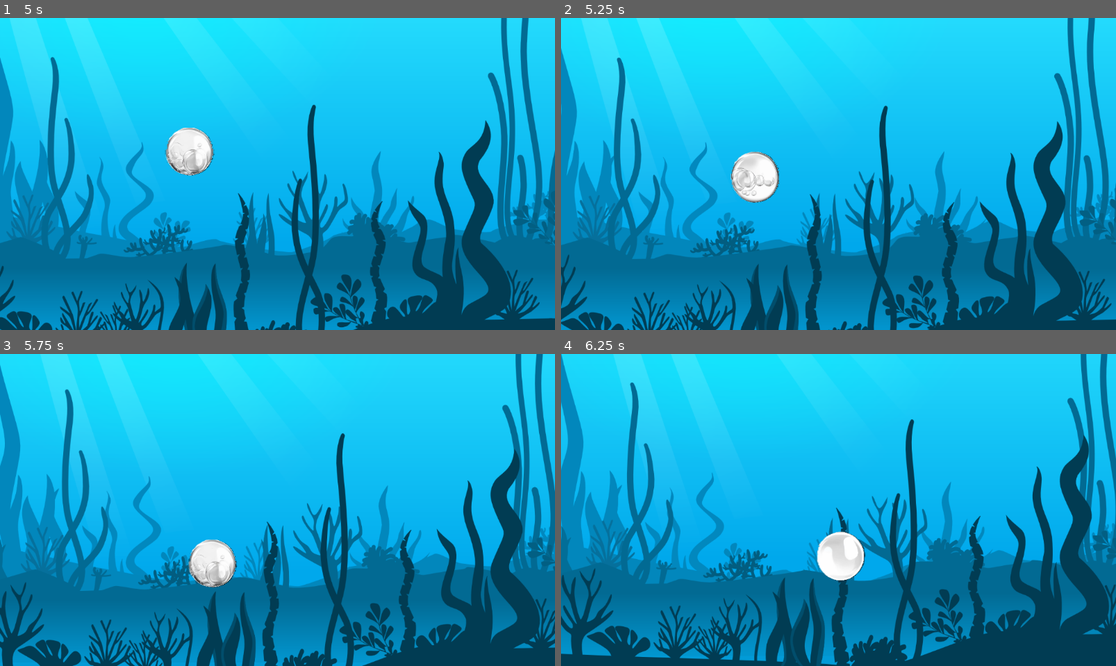
Above: before the commit, frames 1-4 (two rows, left to right).
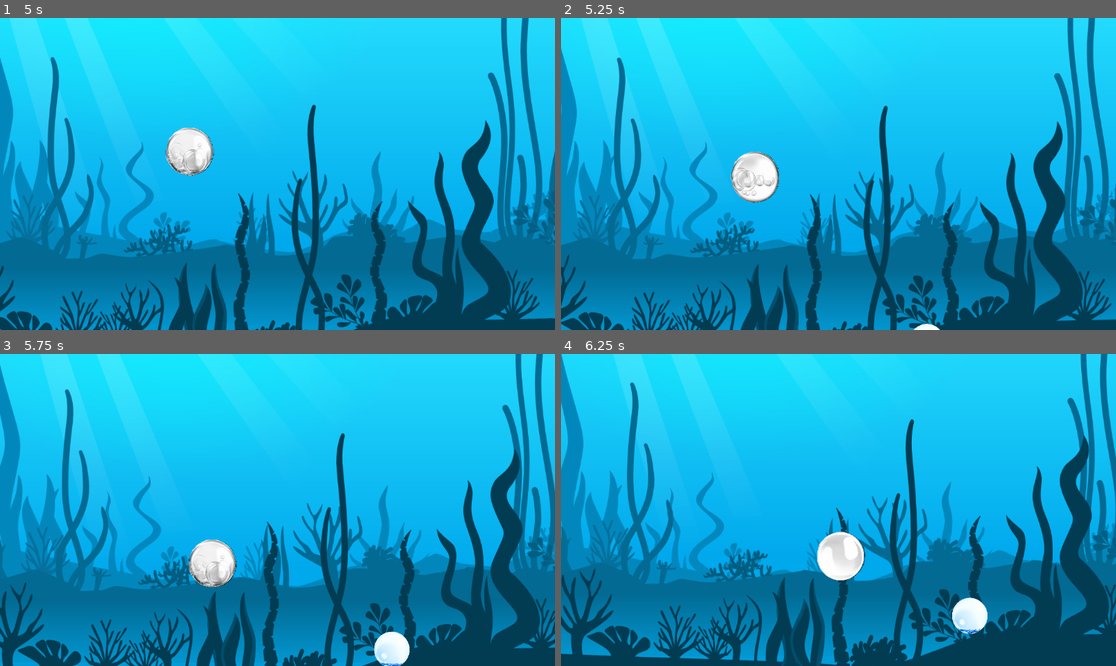
Above: after the commit, the same moments.

Repository: bagaretk/Game6PPL
Game: Godot game, scene res://main_game.tscn
Same seed, same stepped clock (60 frames per second), same inputs: the game is played once before the commit and once after it.
Inputs:
- Up to frame 1 (5 s): hold Right (ui_right) 0.53-1.28 s; hold Down (ui_down) 1.28-2.03 s; hold Right (ui_right) 2.03-2.78 s; hold Up (ui_up) 2.78-3.53 s; hold Left (ui_left) from 3.53 s (still down)
- Up to frame 2 (5.25 s): release Left (ui_left) at 5.03 s; hold Down (ui_down) from 5.03 s (still down)
- Up to frame 3 (5.75 s): keep holding Down (ui_down)
- Up to frame 4 (6.25 s): release Down (ui_down) at 5.78 s; hold Right (ui_right) from 5.78 s (still down)

Frame 1 is identical in both runs. In frame 2, less than 0.1% of the frame differs, in the area x 63-69%, y 97-100%; in frame 3, 0.6%; in frame 4, 0.6%, in the area x 70-77%, y 77-90%.

Commit message:
Bubbles

Diff:
--- a/Player_Movement.tscn
+++ b/Player_Movement.tscn
@@ -1,6 +1,6 @@
 [gd_scene load_steps=15 format=3 uid="uid://c54gow3u0auam"]
 
-[ext_resource type="Script" path="res://player.gd" id="1_bvn0q"]
+[ext_resource type="Script" path="res://Scripts/player.gd" id="1_bvn0q"]
 [ext_resource type="Texture2D" uid="uid://b8n22t0netk5" path="res://Resources/pngtree-white-bubble-speech-png-image_10162559.png" id="2_hcsur"]
 [ext_resource type="Texture2D" uid="uid://doj8qfxn2j5mf" path="res://Resources/set-transparent-glass-globes-transparent-background-b.png" id="3_7bbnh"]
 
--- /dev/null
+++ b/Scripts/enemy1.gd
@@ -0,0 +1,9 @@
+# Enemy1.gd
+extends CharacterBody2D
+
+@export var speed: float = 400.0
+
+func _physics_process(delta: float) -> void:
+	# Move horizontally at 'speed' pixels per second (leftward for example).
+	velocity.x = -speed
+	move_and_slide()
--- /dev/null
+++ b/Scripts/enemy2.gd
@@ -0,0 +1,8 @@
+# Enemy2.gd
+extends CharacterBody2D
+
+@export var speed: float = 250.0
+
+func _physics_process(delta: float) -> void:
+	velocity.x = -speed
+	move_and_slide()
--- /dev/null
+++ b/Scripts/enemy3.gd
@@ -0,0 +1,8 @@
+# Enemy3.gd
+extends CharacterBody2D
+
+@export var speed: float = 100.0
+
+func _physics_process(delta: float) -> void:
+	velocity.x = -speed
+	move_and_slide()
--- /dev/null
+++ b/Scripts/healthbubble.gd
@@ -0,0 +1,23 @@
+# HealthBubble.gd
+extends CharacterBody2D
+
+@export var speed: float = 100.0
+@export var wave_amplitude: float = 50.0   # How far left/right it moves
+@export var wave_frequency: float = 2.0    # How quickly it oscillates horizontally
+
+var time := 0.0
+
+func _physics_process(delta: float) -> void:
+	time += delta
+	# Move up:
+	velocity.y = -speed
+
+	# Add a wave motion on the x-axis:
+	# You can use sine for smooth left-right oscillation.
+	velocity.x = sin(time * wave_frequency) * wave_amplitude
+
+	move_and_slide()
+
+	# If the enemy goes off the top of the screen by some margin, remove it.
+	if position.y < -100.0:
+		queue_free()
--- a/player.gd
+++ b/Scripts/player.gd
@@ -1,3 +1,5 @@
+#Player.gd
+
 extends CharacterBody2D
 
 const SPEED = 300.0
--- /dev/null
+++ b/Scripts/spawner.gd
@@ -0,0 +1,119 @@
+# Spawner.gd
+extends Node2D
+
+# Existing enemies
+@onready var Enemy1 = preload("res://enemy1.tscn")
+@onready var Enemy2 = preload("res://enemy2.tscn")
+@onready var Enemy3 = preload("res://enemy3.tscn")
+
+# Now just preload Enemy4 without adding it to the probability system
+@onready var Enemy4 = preload("res://healthbubble.tscn")
+
+@export var spawn_interval: float = 5.0
+@export var spawn_offset_x: float = 100.0
+@export var spawn_area_top: float = 0.0
+@export var spawn_area_bottom: float = 600.0
+@export var spawn_margin: float = 100.0  # Distance outside the camera's view to spawn enemies
+
+# Probabilities for the first three enemies
+@export var prob_enemy1: float = 0.1
+@export var prob_enemy2: float = 0.3
+@export var prob_enemy3: float = 0.6
+
+# Interval for spawning Enemy4 specifically
+@export var enemy4_spawn_interval: float = 5.0
+
+var _timer: Timer
+var _timer_enemy4: Timer  # New timer for Enemy4
+var camera: Camera2D  # Reference to the active camera
+
+func _ready() -> void:
+	randomize()
+
+	# Reference the active Camera2D node
+	camera = get_viewport().get_camera_2d()
+	if not camera:
+		push_error("No Camera2D found in the viewport.")
+		return
+
+	# 1) Timer for Enemy1, 2, 3
+	_timer = Timer.new()
+	_timer.wait_time = spawn_interval
+	_timer.autostart = true
+	_timer.timeout.connect(_on_SpawnTimer_timeout)
+	add_child(_timer)
+
+	# 2) Timer for Enemy4
+	_timer_enemy4 = Timer.new()
+	_timer_enemy4.wait_time = enemy4_spawn_interval
+	_timer_enemy4.autostart = true
+	_timer_enemy4.timeout.connect(_on_SpawnEnemy4_timeout)
+	add_child(_timer_enemy4)
+
+func get_camera_visible_rect() -> Rect2:
+	var viewport_size_i = get_viewport().size  # Vector2i
+	var viewport_size = Vector2(viewport_size_i.x, viewport_size_i.y)  # Convert to Vector2
+	var zoom = camera.zoom
+	var half_size = (viewport_size / zoom) / 2
+	var camera_center = camera.global_position
+	return Rect2(camera_center - half_size, viewport_size / zoom)
+
+func _on_SpawnTimer_timeout() -> void:
+	# Probability-based spawn for the first three enemies
+	var random_pick = randf()
+	var sum_probs = prob_enemy1 + prob_enemy2 + prob_enemy3
+	var normalized_pick = random_pick * sum_probs
+
+	if normalized_pick <= prob_enemy1:
+		_spawn_enemy(Enemy1)
+	elif normalized_pick <= prob_enemy1 + prob_enemy2:
+		_spawn_enemy(Enemy2)
+	else:
+		_spawn_enemy(Enemy3)
+
+# Called by the second timer to spawn Enemy4
+func _on_SpawnEnemy4_timeout() -> void:
+	# Spawn Enemy4 relative to the camera
+	_spawn_enemy(Enemy4, true)  # Pass true to indicate it's Enemy4
+
+func _spawn_enemy(enemy_scene: PackedScene, is_enemy4: bool = false) -> void:
+	var enemy_instance = enemy_scene.instantiate() as CharacterBody2D
+	var camera_rect = get_camera_visible_rect()
+	var screen_width = camera_rect.size.x
+	var screen_height = camera_rect.size.y
+	var camera_position = camera.global_position
+
+	var spawn_x: float
+	var spawn_y: float
+
+	if is_enemy4:
+		# Spawn below the camera's view
+		spawn_x = randf_range(camera_rect.position.x, camera_rect.position.x + screen_width)
+		spawn_y = camera_rect.position.y + screen_height + spawn_margin
+		enemy_instance.position = Vector2(spawn_x, spawn_y)
+	else:
+		# Default spawn logic for Enemies 1, 2, 3 relative to camera
+		var from_side = randf()
+		if from_side < 0.5:
+			# Spawn from the left
+			spawn_x = camera_rect.position.x - spawn_offset_x - spawn_margin
+			spawn_y = randf_range(camera_rect.position.y, camera_rect.position.y + screen_height)
+		else:
+			# Spawn from the right
+			spawn_x = camera_rect.position.x + screen_width + spawn_offset_x + spawn_margin
+			spawn_y = randf_range(camera_rect.position.y, camera_rect.position.y + screen_height)
+
+		enemy_instance.position = Vector2(spawn_x, spawn_y)
+
+		# If spawning from the left, invert the speed
+		if from_side < 0.5:
+			enemy_instance.speed *= -1
+			var sprite = enemy_instance.get_node_or_null("Sprite2D")
+			if sprite:
+				sprite.flip_h = true
+		else:
+			var sprite = enemy_instance.get_node_or_null("Sprite2D")
+			if sprite:
+				sprite.flip_h = false
+
+	get_parent().add_child(enemy_instance)
--- /dev/null
+++ b/enemy1.tscn
@@ -0,0 +1,13 @@
+[gd_scene load_steps=3 format=3 uid="uid://bc43h2dkv3f1u"]
+
+[ext_resource type="Script" path="res://Scripts/enemy1.gd" id="1_spwvl"]
+[ext_resource type="Texture2D" uid="uid://linvwp8j0sgc" path="res://Resources/enemy1.png" id="2_qbvy5"]
+
+[node name="Enemy1" type="CharacterBody2D"]
+script = ExtResource("1_spwvl")
+
+[node name="CollisionShape2D" type="CollisionShape2D" parent="."]
+
+[node name="Sprite2D" type="Sprite2D" parent="."]
+scale = Vector2(0.4, 0.4)
+texture = ExtResource("2_qbvy5")
--- /dev/null
+++ b/enemy2.tscn
@@ -0,0 +1,13 @@
+[gd_scene load_steps=3 format=3 uid="uid://cywbsfffr8kpg"]
+
+[ext_resource type="Script" path="res://Scripts/enemy2.gd" id="1_jalha"]
+[ext_resource type="Texture2D" uid="uid://b2gtewq47as5d" path="res://Resources/enemy2.png" id="2_jt5tf"]
+
+[node name="Enemy2" type="CharacterBody2D"]
+script = ExtResource("1_jalha")
+
+[node name="CollisionShape2D" type="CollisionShape2D" parent="."]
+
+[node name="Sprite2D" type="Sprite2D" parent="."]
+scale = Vector2(0.3, 0.3)
+texture = ExtResource("2_jt5tf")
--- /dev/null
+++ b/enemy3.tscn
@@ -0,0 +1,13 @@
+[gd_scene load_steps=3 format=3 uid="uid://bcjvui7pgj3k6"]
+
+[ext_resource type="Script" path="res://Scripts/enemy3.gd" id="1_n34r3"]
+[ext_resource type="Texture2D" uid="uid://ddweg6gbu8kx6" path="res://Resources/enemy3.png" id="2_tiunu"]
+
+[node name="Enemy3" type="CharacterBody2D"]
+script = ExtResource("1_n34r3")
+
+[node name="CollisionShape2D" type="CollisionShape2D" parent="."]
+
+[node name="Sprite2D" type="Sprite2D" parent="."]
+scale = Vector2(0.2, 0.2)
+texture = ExtResource("2_tiunu")
--- /dev/null
+++ b/healthbubble.tscn
@@ -0,0 +1,13 @@
+[gd_scene load_steps=3 format=3 uid="uid://cbe0y0kjfhfwt"]
+
+[ext_resource type="Script" path="res://Scripts/healthbubble.gd" id="1_5nbjy"]
+[ext_resource type="Texture2D" uid="uid://b7qj6u37l7an2" path="res://Resources/healthbubble.png" id="2_rl8oj"]
+
+[node name="HealthBubble" type="CharacterBody2D"]
+script = ExtResource("1_5nbjy")
+
+[node name="Sprite2D" type="Sprite2D" parent="."]
+scale = Vector2(0.1, 0.1)
+texture = ExtResource("2_rl8oj")
+
+[node name="CollisionShape2D" type="CollisionShape2D" parent="."]
--- a/main_game.tscn
+++ b/main_game.tscn
@@ -1,10 +1,11 @@
-[gd_scene load_steps=6 format=3 uid="uid://bbyv22u62lksm"]
+[gd_scene load_steps=7 format=3 uid="uid://bbyv22u62lksm"]
 
 [ext_resource type="PackedScene" uid="uid://c54gow3u0auam" path="res://Player_Movement.tscn" id="1_n7quo"]
 [ext_resource type="Texture2D" uid="uid://cdu0ea5e1fxy3" path="res://Resources/PNG/sea_background.png" id="2_t17dc"]
 [ext_resource type="Texture2D" uid="uid://cr3l5ccq07ema" path="res://Resources/PNG/farground.png" id="3_bo0de"]
 [ext_resource type="Texture2D" uid="uid://dkmj1xmytvl3o" path="res://Resources/PNG/foreground.png" id="4_msdfe"]
 [ext_resource type="Texture2D" uid="uid://dmkamagy8seyj" path="res://Resources/PNG/mid_background.png" id="4_pe02m"]
+[ext_resource type="PackedScene" path="res://spawner.tscn" id="6_vbeu7"]
 
 [node name="MainGame" type="Node2D"]
 
@@ -50,3 +51,5 @@
 position = Vector2(540, 332)
 scale = Vector2(0.993846, 1.00606)
 texture = ExtResource("4_msdfe")
+
+[node name="Spawner" parent="." instance=ExtResource("6_vbeu7")]
--- /dev/null
+++ b/spawner.tscn
@@ -0,0 +1,6 @@
+[gd_scene load_steps=2 format=3 uid="uid://bvq0mpkhr2wf6"]
+
+[ext_resource type="Script" path="res://Scripts/spawner.gd" id="1_4owsn"]
+
+[node name="Spawner" type="Node2D"]
+script = ExtResource("1_4owsn")
Binary file added: Resources/enemy1.png
Not shown, added: Resources/enemy1.png.import
Binary file added: Resources/enemy2.png
Not shown, added: Resources/enemy2.png.import
Binary file added: Resources/enemy3.png
Not shown, added: Resources/enemy3.png.import
Binary file added: Resources/healthbubble.png
Not shown, added: Resources/healthbubble.png.import
